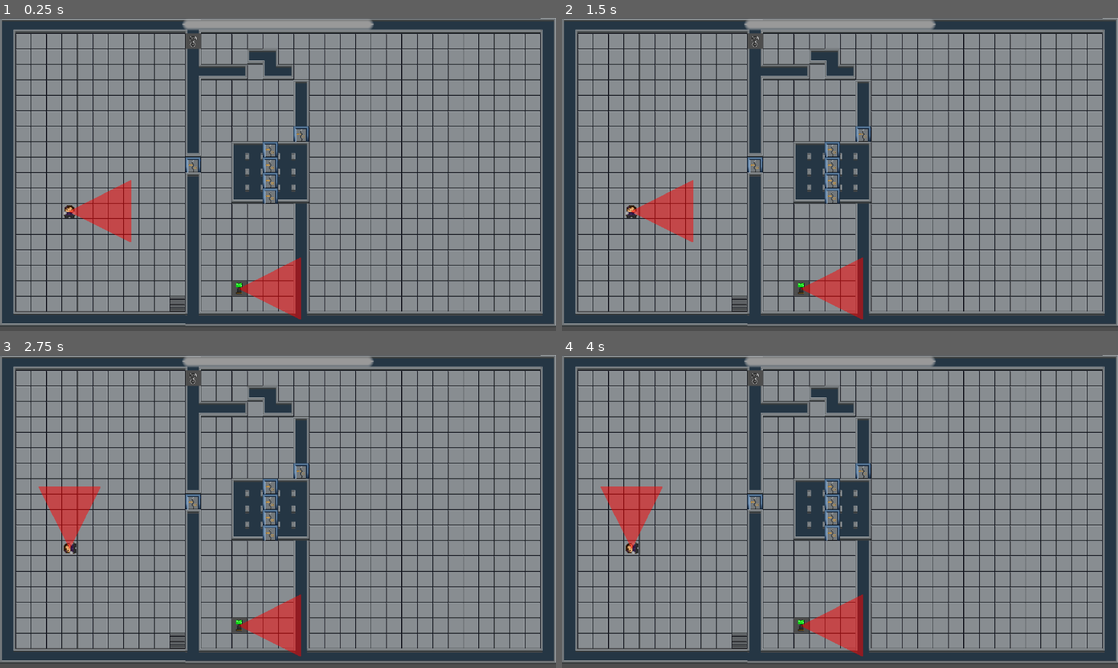
Above: before the commit, frames 1-4 (two rows, left to right).
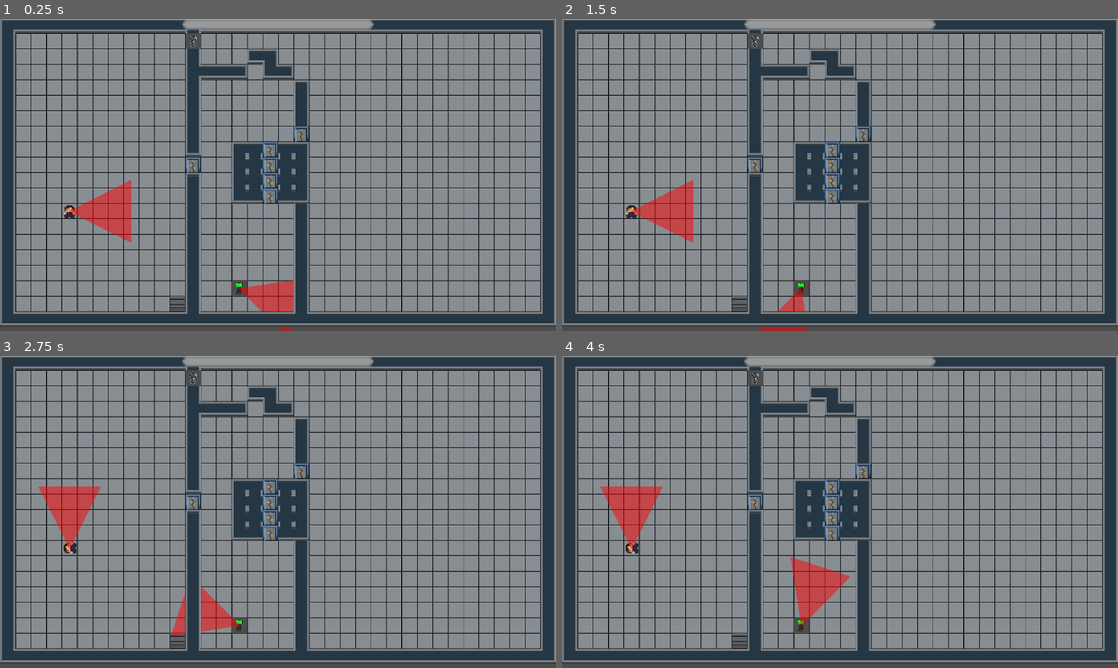
Above: after the commit, the same moments.

Repository: paralinguist/Heist-Server
Game: Godot game, scene res://game.tscn
Two runs of this game, one before a commit and one after it. Both use one fixed random seed, a clock stepped at 60 frames per second and the inputs below.
Inputs:
- Up to frame 1 (0.25 s): no input
- Up to frame 2 (1.5 s): hold Right (right) 0.53-1.28 s; tap Space (use) at 0.6, 1.35 s; hold Down (down) from 1.28 s (still down)
- Up to frame 3 (2.75 s): release Down (down) at 2.03 s; hold Right (right) from 2.03 s (still down); tap Space (use) at 2.1 s
- Up to frame 4 (4 s): release Right (right) at 2.78 s; hold Up (up) 2.78-3.53 s; tap Space (use) at 2.85, 3.6 s; hold Left (left) from 3.53 s (still down)

The runs differ from the first frame. In frame 1, 2.1% of the frame differs, in the area x 33-100%, y 0-100%; in frame 2, 2.8%; in frame 3, 3.1%; in frame 4, 3.6%, in the area x 33-100%, y 0-99%.
Error before the commit: Parse Error: Could not resolve class "hackpickable". (res://test_door.gd:1)

Commit message:
Hackpickables are pickable by default
Peter Piper picked a peck of them.

Diff:
--- a/hackpickable.gd
+++ b/hackpickable.gd
@@ -5,6 +5,7 @@
 var serial_data : Dictionary
 var is_maze : bool = true
 var is_hackable := true
+var is_pickable := true
 # Called when the node enters the scene tree for the first time.
 func _ready() -> void:
     super()
